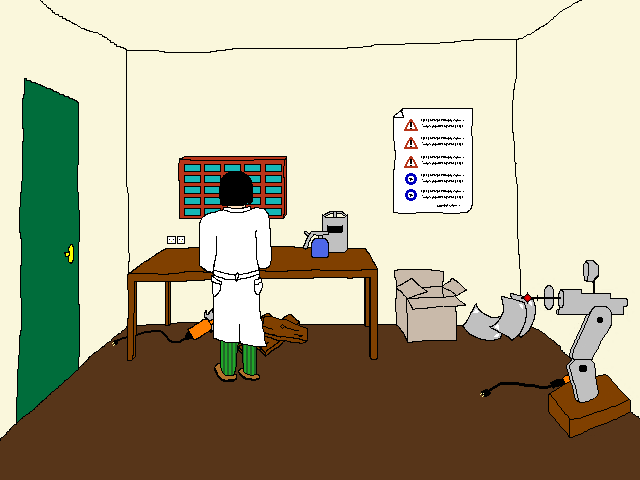
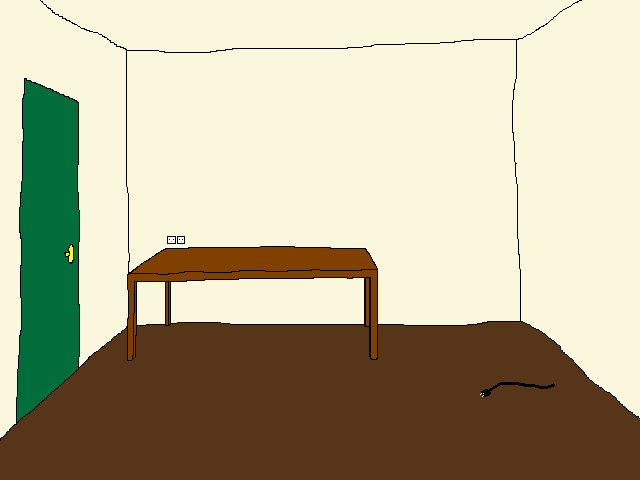
Layered file, before and after one edit (640 x 480). Changes by layer:
hid "atelier_moustikiller" over (516, 260, 633, 440)
hid "atelier_toles3" over (462, 293, 536, 341)
hid "atelier_toles2" over (489, 293, 536, 341)
hid "atelier_papa" over (199, 171, 272, 382)
hid "atelier_casiers" over (178, 156, 287, 220)
hid "atelier_chalumeau" over (302, 228, 332, 259)
hid "atelier_masquederriere" over (322, 211, 348, 253)
hid "atelier_planches" over (231, 313, 308, 357)
hid "atelier_scie", painted on it over (112, 308, 227, 346)
hid "atelier_affiche" over (393, 108, 473, 214)
hid "atelier_perceuse" over (550, 373, 593, 413)
hid "atelier_carton" over (394, 269, 467, 343)
painted on "atelier" over (112, 330, 187, 346)
